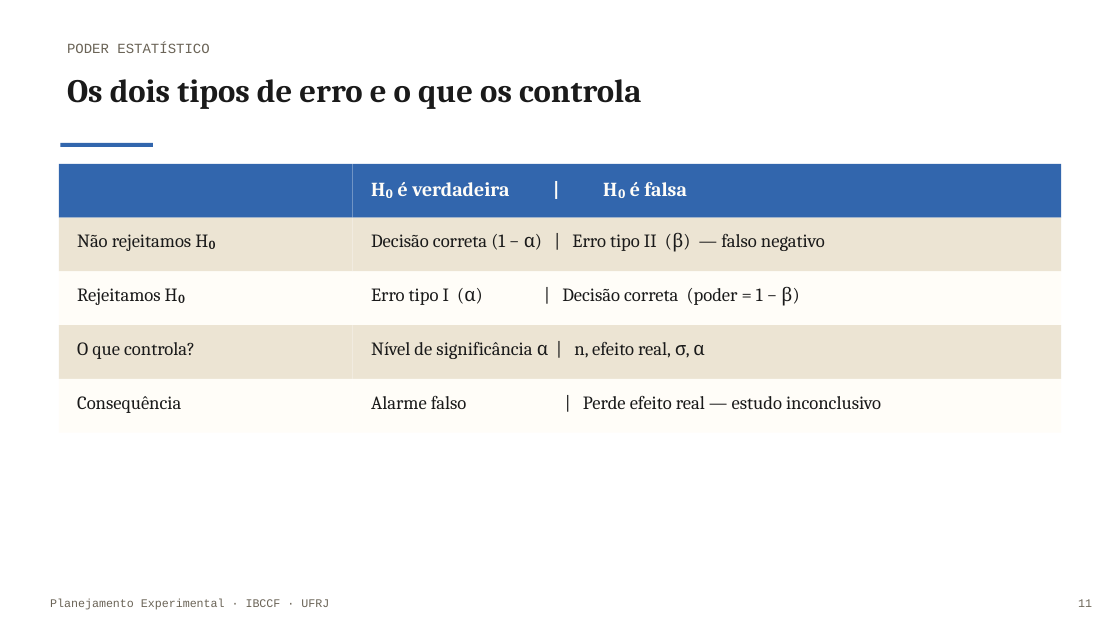
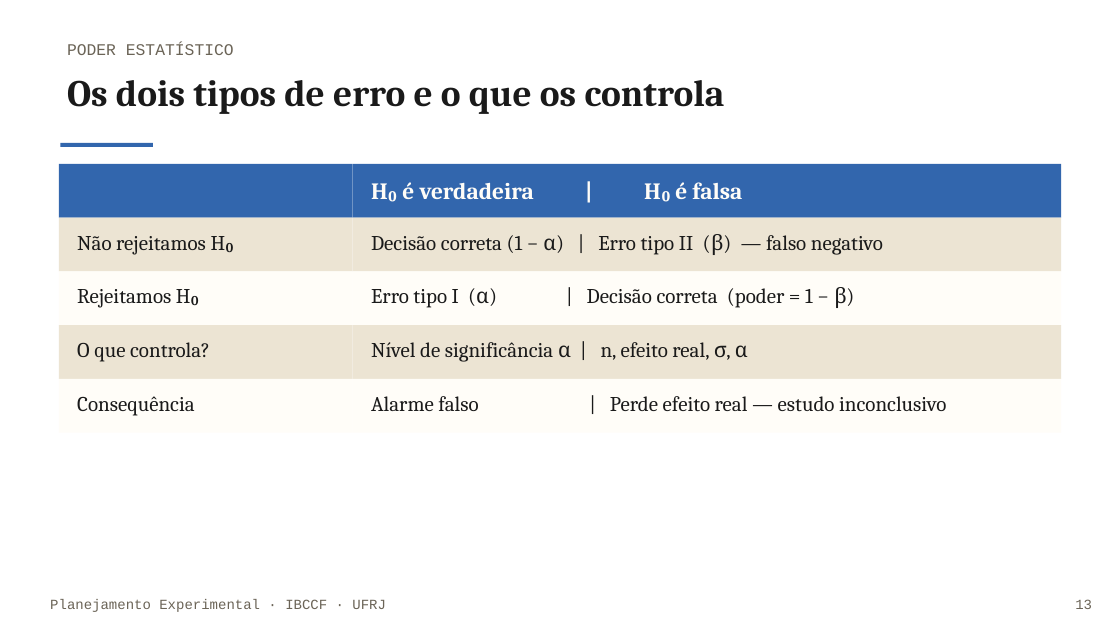
Before and after one commit to monteirotorres/biostat, a slide deck: slide 14 of planejamento_experimental_slides.pptx (slide 12 before the commit). Drawn at 1120x630 pixels with LibreOffice and Linux fonts; fonts in the diff are those of the drawing; background and template pictures are left out. Boxes give left, top, right and bottom in pixels: in the first picture for what was removed or moved away, otherwise in the second. Text is boxed around its words. In the diff, an @@ line names an element or a change of style, - is before the commit and + after.

```diff
--- a/planejamento_experimental_slides.pptx
+++ b/planejamento_experimental_slides.pptx
@@ text "PODER ESTATÍSTICO" at [67,43,234,55]: size 12 to 14 pt @@
@@ text "Os dois tipos de erro ..." at [67,80,725,114]: size 28 to 32 pt @@
@@ text "H₀ é verdadeira | H₀ ..." at [402,182,742,199]: size 17 to 20 pt @@
@@ size 16 to 18 pt in 8 elements at [77,236,234,255], [371,234,883,255], [77,289,199,308], [371,287,847,308], [77,342,210,362], [371,342,748,362], [77,396,195,416], [371,396,946,412] @@
@@ text "Planejamento Experimental · IBCCF · ..." at [50,599,386,612]: size 10 to 12 pt @@
@@ text at [1075,599,1092,609]: text changed; size 10 to 12 pt @@
-11
+13
```
Also in this commit, not shown: 22 other slides changed, 3 slides added, 1 slide removed, 13 other files.
